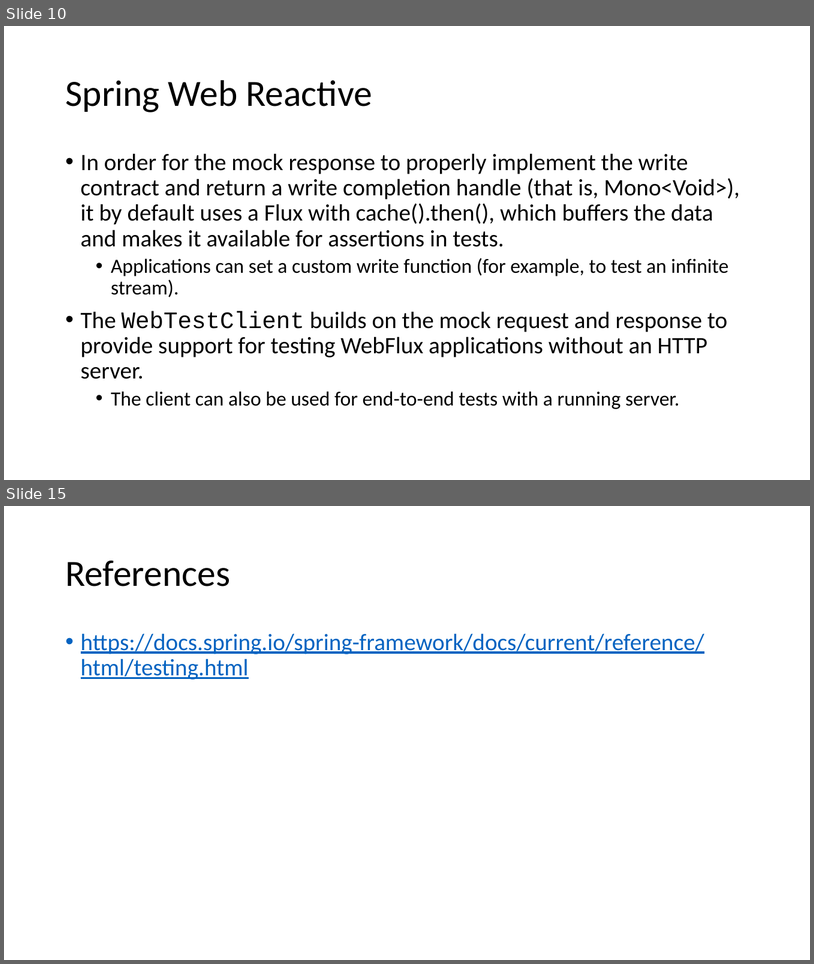
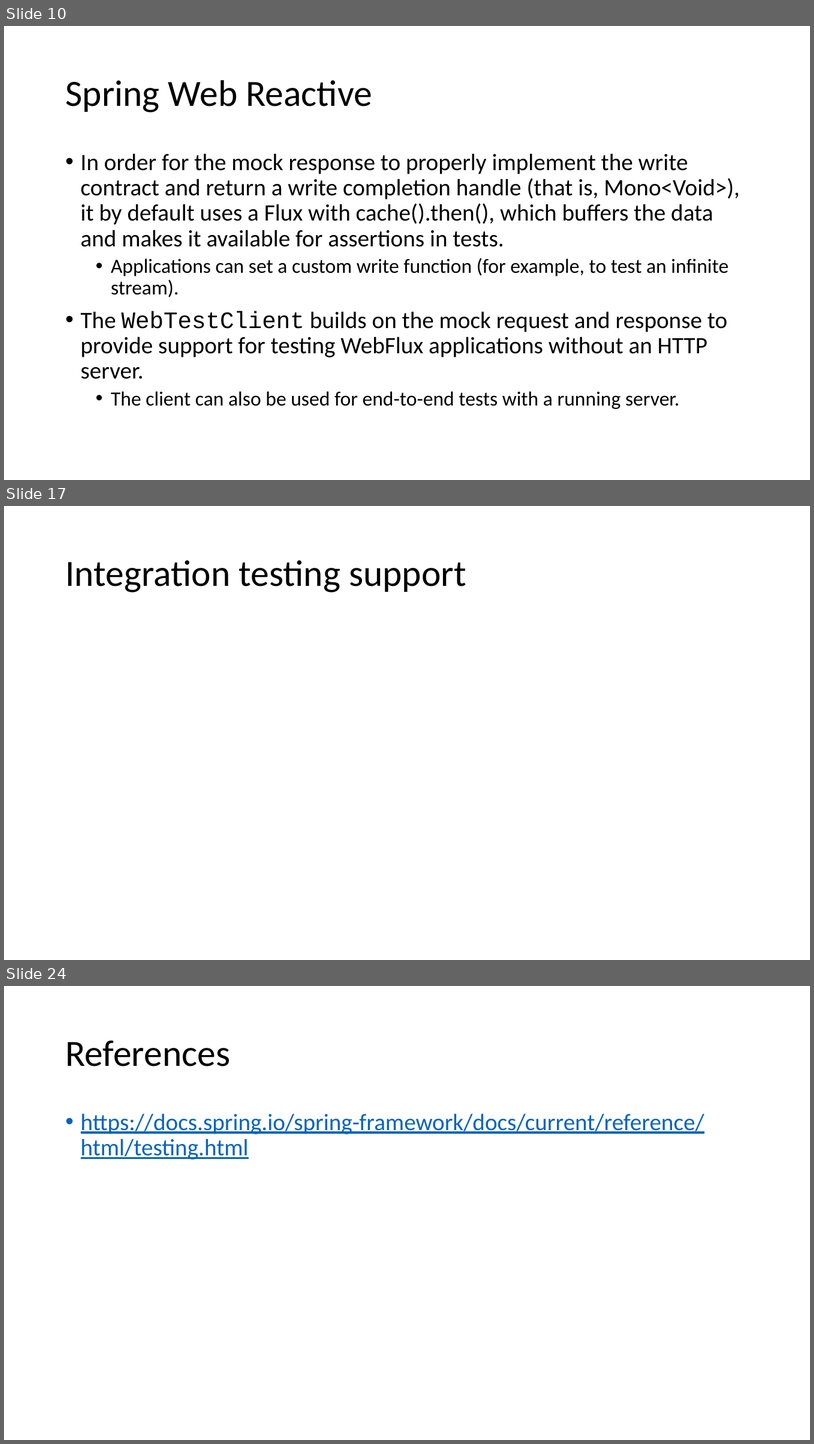
Before and after one commit to cebartling/test-driven, a slide deck: presentations/Introduction to Spring Framework Testing.pptx. Shown one above the other, each under a label of ours: slides 10 and 15 before the commit, slides 10, 17 and 24 after it; the slides between them are not shown. The pictures are 814x964 and 814x1444 pixels, drawn with LibreOffice and Linux fonts; fonts in the diff are those of the drawing. Boxes give left, top, right and bottom in pixels: in the first picture for what was removed or moved away, otherwise in the second. Text is boxed around its words. In the diff, an @@ line names an element or a change of style, - is before the commit and + after.

Commit message:
Updates to Spring Framework testing support presentation

```diff
--- a/presentations/Introduction to Spring Framework Testing.pptx
+++ b/presentations/Introduction to Spring Framework Testing.pptx
@@ slide 17 added at (4, 506, 810, 960), background #FFFFFF @@
@@ title added at (65, 560, 467, 592), 44 pt, text #000000 @@
+Integration testing support
@@ what was slide 15 is now slide 24 @@
```
Also in this commit, not shown: 8 other slides added.
